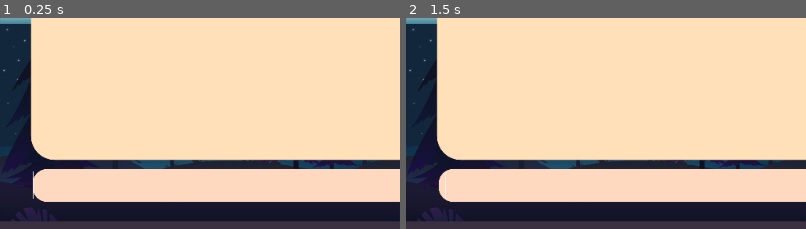
Above: before the commit, frames 1-2 (left to right).
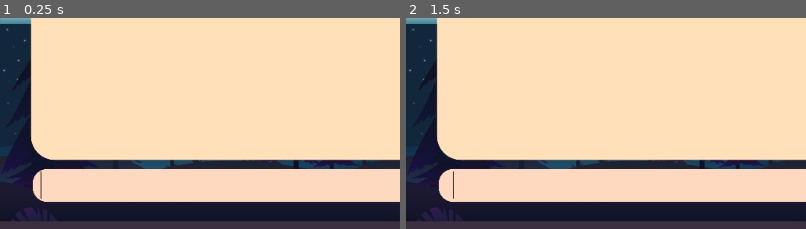
Above: after the commit, the same moments.

Repository: lawrence0510/Grduation_Repository
Game: Godot game, scene res://Scene/Dialog.tscn
Same seed, same stepped clock (60 frames per second), same inputs: the game is played once before the commit and once after it. The project has no main scene, so this scene is started directly.
Inputs:
- Up to frame 1 (0.25 s): no input
- Up to frame 2 (1.5 s): tap Enter at 0.5 s; tap Space at 1.25 s
The pictures show only the part of the screen within x 0-50%, y 50-100%; the shares and areas given below are measured in that part.

The runs differ from the first frame. In frame 1, 0.1% of the frame differs, in the area x 8-11%, y 72-86%; in frame 2, less than 0.1%.

Commit message:
8/5確認版本

Diff:
--- a/frontend/kerwin/Dialog/InputResponse.tscn
+++ b/frontend/kerwin/Dialog/InputResponse.tscn
@@ -13,3 +13,4 @@
 autowrap = true
 
 [node name="Response" parent="." instance=ExtResource( 3 )]
+margin_bottom = 64.0
--- a/frontend/kerwin/Scene/Dialog.tscn
+++ b/frontend/kerwin/Scene/Dialog.tscn
@@ -135,11 +135,22 @@
 rect_min_size = Vector2( 50, 46 )
 custom_styles/panel = SubResource( 5 )
 
-[node name="Input" type="LineEdit" parent="MarginContainer/VBoxContainer/InputArea"]
+[node name="MarginContainer" type="MarginContainer" parent="MarginContainer/VBoxContainer/InputArea"]
 margin_left = 2.0
 margin_top = 2.0
 margin_right = 942.0
 margin_bottom = 44.0
+custom_constants/margin_right = 10
+custom_constants/margin_top = 2
+custom_constants/margin_left = 10
+custom_constants/margin_bottom = 2
+
+[node name="Input" type="LineEdit" parent="MarginContainer/VBoxContainer/InputArea/MarginContainer"]
+margin_left = 10.0
+margin_top = 2.0
+margin_right = 930.0
+margin_bottom = 40.0
+custom_colors/cursor_color = Color( 0, 0, 0, 1 )
 custom_colors/font_color = Color( 0, 0, 0, 1 )
 custom_fonts/font = SubResource( 7 )
 custom_styles/focus = SubResource( 8 )
@@ -151,5 +162,5 @@
 margin_right = 944.0
 margin_bottom = 440.0
 
-[connection signal="text_entered" from="MarginContainer/VBoxContainer/InputArea/Input" to="." method="_on_Input_text_entered"]
-[connection signal="text_entered" from="MarginContainer/VBoxContainer/InputArea/Input" to="MarginContainer/VBoxContainer/InputArea/Input" method="_on_Input_text_entered"]
+[connection signal="text_entered" from="MarginContainer/VBoxContainer/InputArea/MarginContainer/Input" to="." method="_on_Input_text_entered"]
+[connection signal="text_entered" from="MarginContainer/VBoxContainer/InputArea/MarginContainer/Input" to="MarginContainer/VBoxContainer/InputArea/MarginContainer/Input" method="_on_Input_text_entered"]
--- a/frontend/kerwin/Scene/ResultPage.tscn
+++ b/frontend/kerwin/Scene/ResultPage.tscn
@@ -33,6 +33,7 @@
 
 [sub_resource type="DynamicFont" id=5]
 size = 20
+outline_color = Color( 0, 0, 0, 1 )
 font_data = ExtResource( 2 )
 
 [sub_resource type="DynamicFont" id=6]
